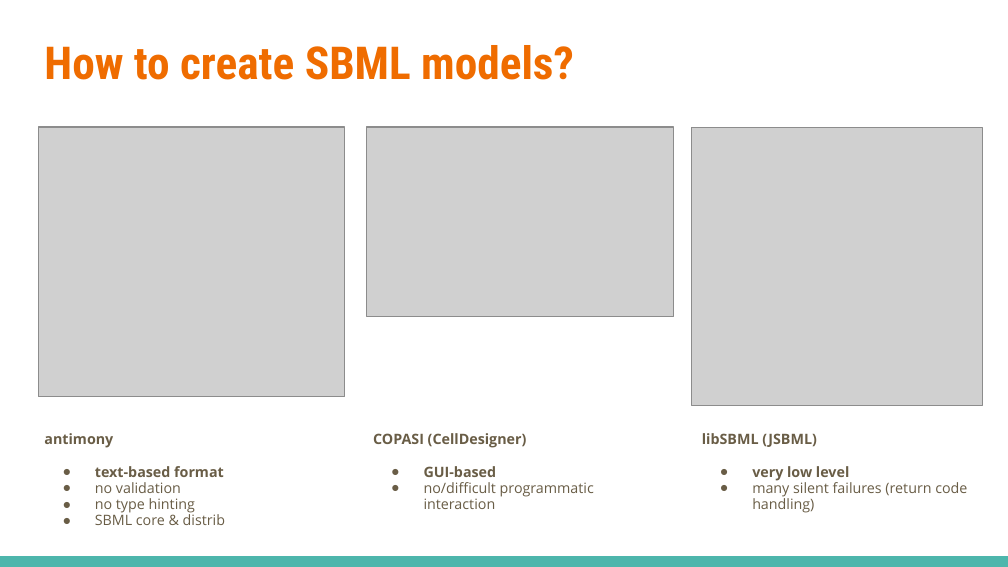
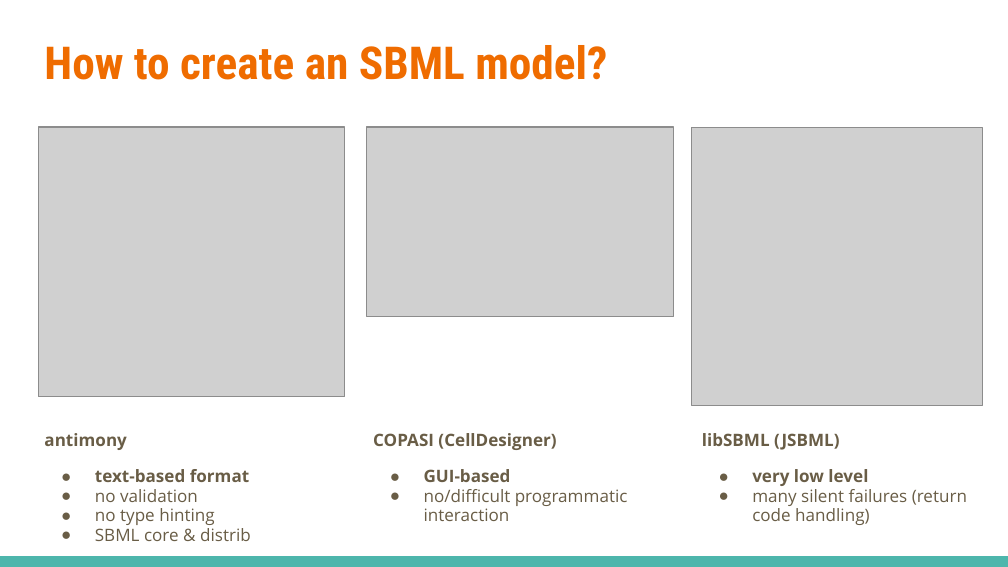
Before and after one commit to matthiaskoenig/sbmlutils, a slide deck: slide 3 of docs/presentations/reproducibility_center_2021/sbmlutils.pptx. Drawn at 1008x567 pixels with LibreOffice and Linux fonts; fonts in the diff are those of the drawing; grey boxes stand for pictures. Boxes give left, top, right and bottom in pixels: in the first picture for what was removed or moved away, otherwise in the second. Text is boxed around its words. In the diff, an @@ line names an element or a change of style, - is before the commit and + after.

```diff
--- a/docs/presentations/reproducibility_center_2021/sbmlutils.pptx
+++ b/docs/presentations/reproducibility_center_2021/sbmlutils.pptx
@@ title at [44, 45, 607, 80]: text changed @@
-How to create SBML models?
+How to create an SBML model?
@@ size 10.2 to 12.2 pt; indent changed in 3 elements at [44, 433, 251, 541], [373, 433, 628, 521], [702, 433, 967, 525] @@
```
Also in this commit, not shown: 4 other slides changed, 3 slides added, 1 slide removed, 5 other files.
